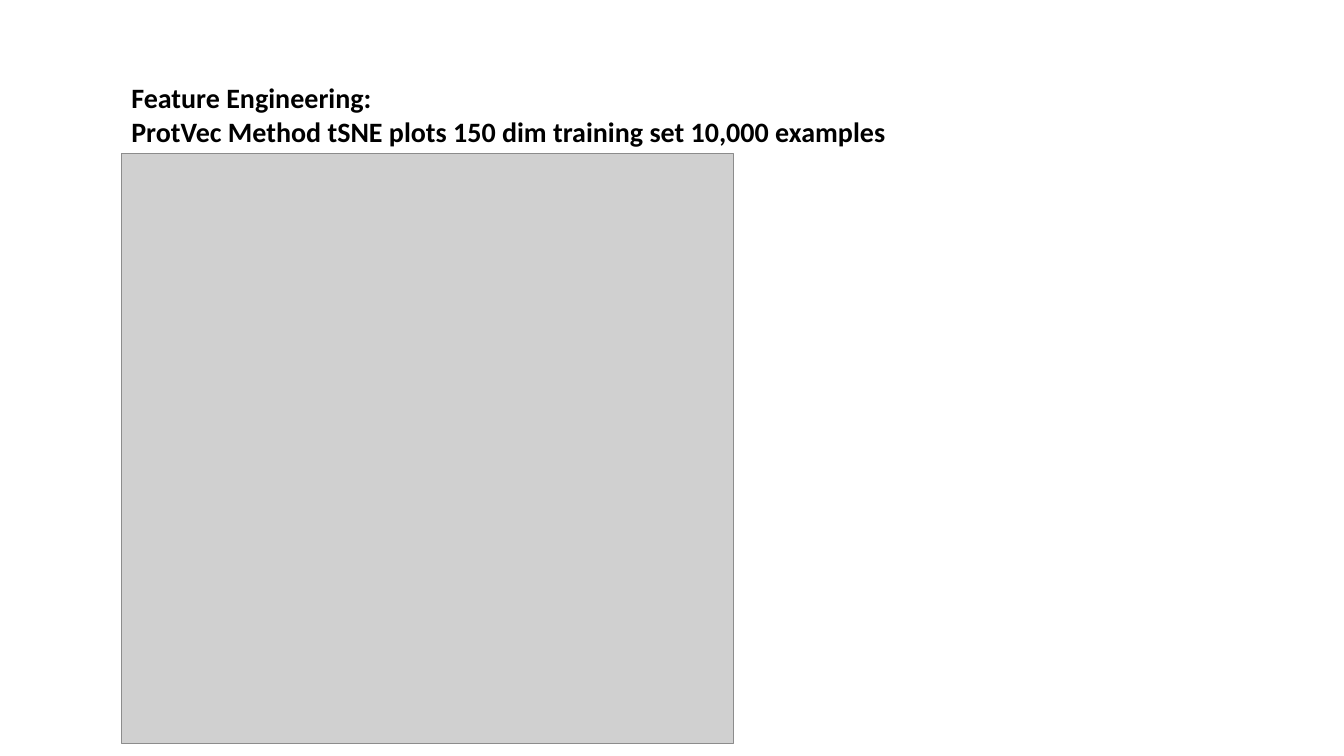
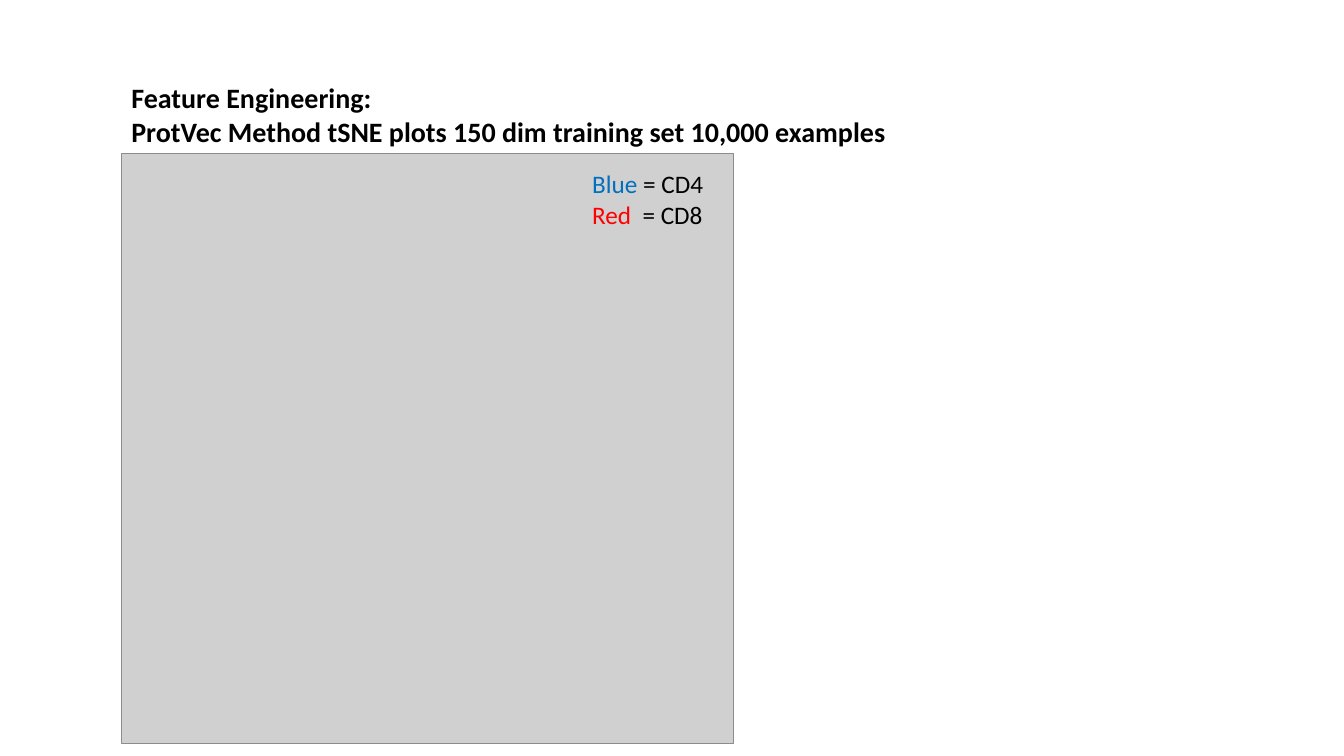
Before and after one commit to innate2adaptive/tcRIP, a slide deck: slide 45 of presentations/algorithm_overview.pptx. Drawn at 1344x756 pixels with LibreOffice and Linux fonts; fonts in the diff are those of the drawing; grey boxes stand for pictures. Boxes give left, top, right and bottom in pixels: in the first picture for what was removed or moved away, otherwise in the second. Text is boxed around its words. In the diff, an @@ line names an element or a change of style, - is before the commit and + after.

```diff
--- a/presentations/algorithm_overview.pptx
+++ b/presentations/algorithm_overview.pptx
@@ text added at box(592, 175, 703, 224), 18 pt, text #000000 @@
+Blue = CD4
+Red = CD8
```
Also in this commit, not shown: 13 other files.
